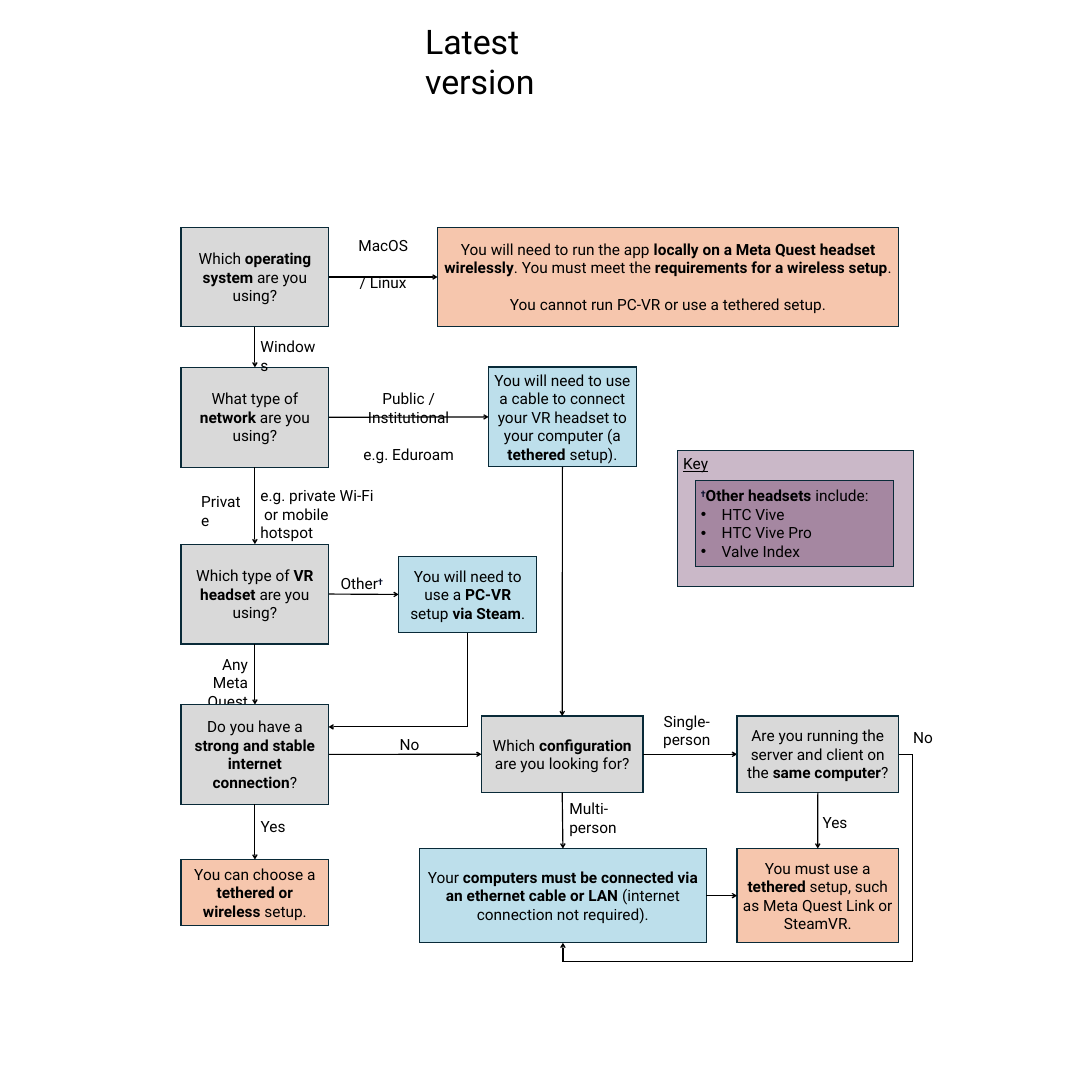
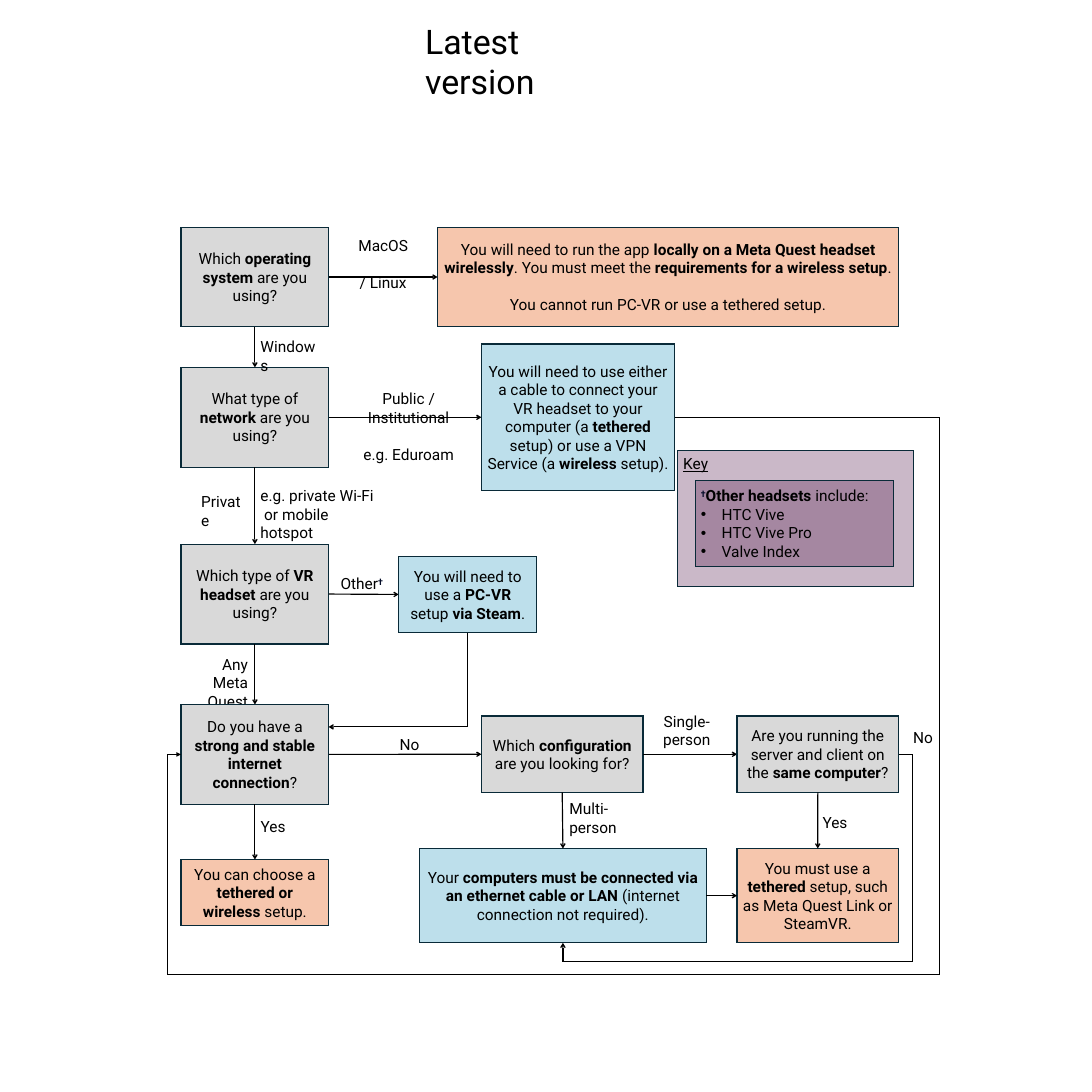
Before and after one commit to IRL2/nanover-docs, a slide deck: slide 1 of source/assets/flow-chart.pptx. Drawn at 1092x1092 pixels with LibreOffice and Linux fonts; fonts in the diff are those of the drawing. Boxes give left, top, right and bottom in pixels: in the first picture for what was removed or moved away, otherwise in the second. Text is boxed around its words. In the diff, an @@ line names an element or a change of style, - is before the commit and + after.

```diff
--- a/source/assets/flow-chart.pptx
+++ b/source/assets/flow-chart.pptx
@@ rectangle "You will need to use ...": place and size @@
-rectangle "You will need to use ..." at box(489, 367, 636, 467)
+rectangle "You will need to use ..." at box(481, 344, 674, 490)
@@ text in rectangle at box(488, 365, 669, 473): text changed @@
-You will need to use a cable to connect your VR headset to your computer (a tethered setup).
+You will need to use either a cable to connect your VR headset to your computer (a tethered setup) or use a VPN Service (a wireless setup).
@@ elbow arrow added from (674, 417) to (181, 754), #000000 1.5 pt @@
@@ arrow moved from (329, 417) - (489, 417) to (329, 417) - (481, 417) @@
@@ arrow removed from (562, 467) to (562, 716) @@
```
Also in this commit, not shown: 2 other files.
